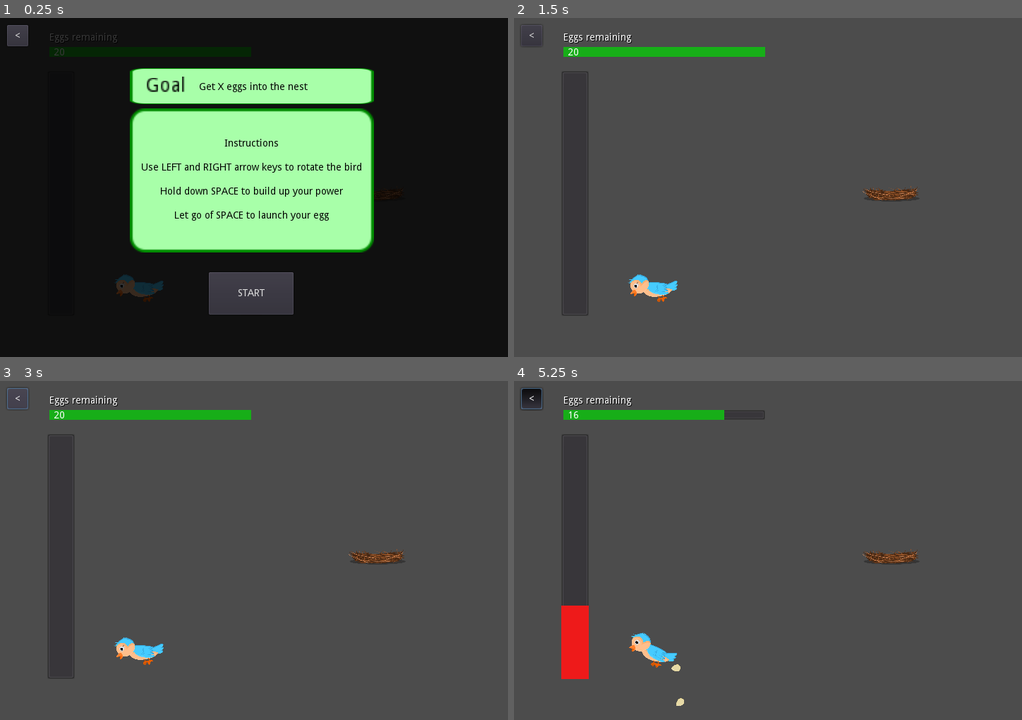
Above: before the commit, frames 1-4 (two rows, left to right).
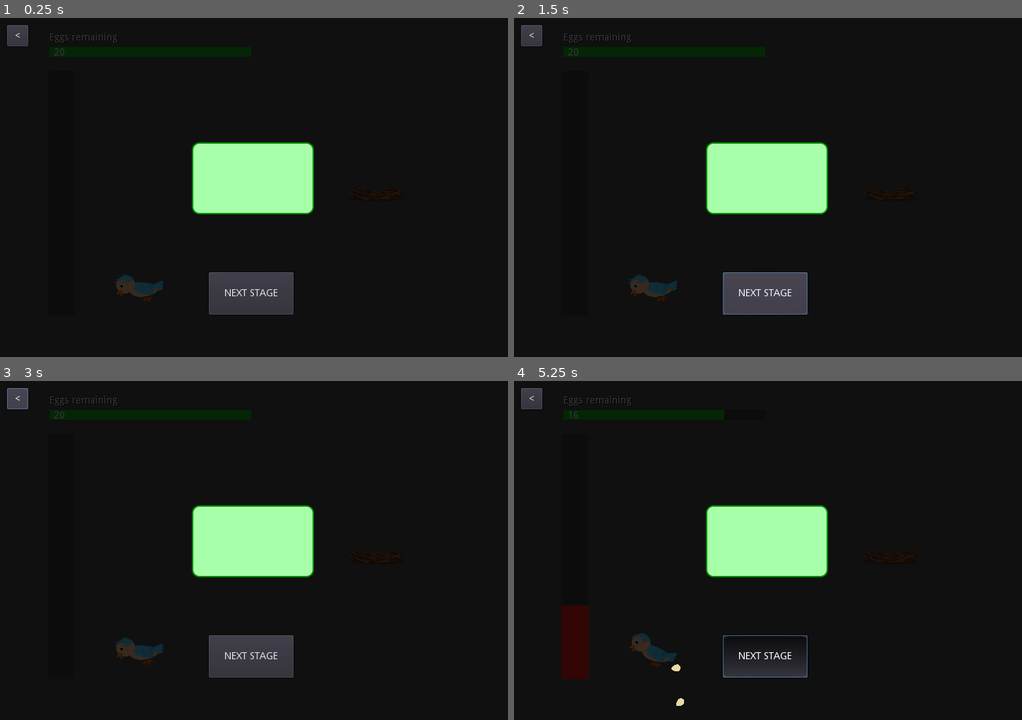
Above: after the commit, the same moments.

Repository: benfernandes/gamejam-august-2020
Game: Godot game, scene res://yeeter/yeeter.tscn
Same seed, same stepped clock (60 frames per second), same inputs: the game is played once before the commit and once after it. This scene is started directly instead of the project's main scene.
Inputs (mouse positions are in pixels of both pictures, inside the frame that each line leads up to):
- Up to frame 1 (0.25 s): no input
- Up to frame 2 (1.5 s): click (762, 292) at 0.5 s, where only the run before the commit has a clickable "START"; click (762, 292) at 1.25 s, where only the run after the commit has a clickable "NEXT STAGE"
- Up to frame 3 (3 s): click (248, 655) at 2 s, where only the run after the commit has a clickable "NEXT STAGE"; click "<" at 2.75 s
- Up to frame 4 (5.25 s): tap Enter at 3.5 s; move the mouse to (879, 533) at 3.52 s; hold Right (ui_right) 3.53-4.28 s; hold Space (flap) 3.53-4.28 s; click (879, 533) at 3.67 s; move the mouse to (666, 567) at 4.27 s; hold Left (ui_left) 4.28-5.03 s; tap Space (flap) at 4.35, 4.52, 4.82 s; move the mouse to (818, 475) at 5.02 s; hold Right (ui_right) from 5.03 s (still down); hold Space (flap) from 5.03 s (still down)

The runs differ from the first frame. In frame 1, 21% of the frame differs, in the area x 25-74%, y 14-83%; in frame 2, 98%; in frame 3, 98%; in frame 4, 100%, in the area x 0-100%, y 0-100%.
Error before the commit: Invalid call. Nonexistent function 'handle_game_won' in base 'Viewport'. (res://yeeter/yeeter.gd:48)
Error after the commit: Invalid operands 'String' and 'Nil' in operator '+'. (res://yeeter/yeeter.gd:31)

Commit message:
Difficulty increment working for all games

Diff:
--- a/Main.gd
+++ b/Main.gd
@@ -11,8 +11,8 @@
 
 func _ready():
 	hide_main_screen()
+	flappy_bird = preload("res://flappy-bird/FlappyBirdMain.tscn")
 	memory_game = preload("res://memory/MemoryGameMain.tscn")
-	flappy_bird = preload("res://flappy-bird/FlappyBirdMain.tscn")
 	egg_yeeter_game = preload("res://yeeter/yeeter.tscn")
 
 func hide_main_screen():
@@ -25,15 +25,7 @@
 	$EggHatchTextBox.hide()
 
 func handle_game_won(game):
-	if game == "memory":
-		$EggYeeterTextBox.show()
-		$EggYeeterButton.show()
-		egg_yeeter_game_instance = egg_yeeter_game.instance()
-		egg_yeeter_game_instance.difficulty = current_difficulty
-	elif game == "yeeter":
-		$EggHatchTextBox.show()
-		proceed_to_next_act()
-	elif game == "hatch":
+	if game == "hatch":
 		$FlappyBirdTextBox.show()
 		$FlappyBirdButton.show()
 		flappy_bird_instance = flappy_bird.instance()
@@ -43,11 +35,20 @@
 		$MemoryGameButton.show()
 		memory_game_instance = memory_game.instance()
 		memory_game_instance.difficulty = current_difficulty
+	elif game == "memory":
+		$EggYeeterTextBox.show()
+		$EggYeeterButton.show()
+		egg_yeeter_game_instance = egg_yeeter_game.instance()
+		egg_yeeter_game_instance.difficulty = current_difficulty
+	elif game == "yeeter":
+		$EggHatchTextBox.show()
+		proceed_to_next_act()
 
 func show_main_screen():
 	$FlappyBirdTextBox.show()
 	$FlappyBirdButton.show()
 	flappy_bird_instance = flappy_bird.instance()
+	flappy_bird_instance.difficulty = current_difficulty
 
 func _on_MemoryGameButton_pressed():
 	hide_main_screen()
--- a/Main.tscn
+++ b/Main.tscn
@@ -97,22 +97,20 @@
 mouse_filter = 2
 texture = ExtResource( 4 )
 __meta__ = {
-"_edit_group_": true,
 "_edit_use_anchors_": false,
 "_editor_description_": ""
 }
 
 [node name="EggYeeterText" type="Label" parent="EggYeeterTextBox"]
 margin_left = 16.0
+margin_top = 30.0
 margin_right = 296.0
-margin_bottom = 202.0
+margin_bottom = 172.0
 rect_scale = Vector2( 0.5, 0.5 )
 custom_colors/font_color = Color( 0, 0, 0, 1 )
 text = "What a lovely nest! Well done. Now time to lay some eggs!
 
-Hold space to lay an egg and use the left and right buttons to aim. Release the spacebar to  shoot the egg out.
-
-Get as many eggs as you can into the backet!"
+Hold space to lay an egg and use the left and right buttons to aim. Release the spacebar to  shoot the egg out."
 align = 1
 valign = 1
 autowrap = true
@@ -120,6 +118,18 @@
 "_edit_use_anchors_": false,
 "_editor_description_": ""
 }
+
+[node name="EggYeeterGoalText" type="Label" parent="EggYeeterTextBox"]
+margin_left = 11.0079
+margin_top = 14.7956
+margin_right = 311.008
+margin_bottom = 42.7956
+rect_scale = Vector2( 0.5, 0.5 )
+custom_colors/font_color = Color( 0, 0, 0, 1 )
+text = "GOAL: Get X of your eggs into the nest"
+align = 1
+valign = 1
+autowrap = true
 
 [node name="EggHatchTextBox" type="TextureRect" parent="."]
 margin_left = 184.0
--- a/flappy-bird/FlappyBirdMain.gd
+++ b/flappy-bird/FlappyBirdMain.gd
@@ -1,8 +1,8 @@
 extends Node
-var difficulty = "easy"
+var difficulty
 
 func _ready():
-	print(difficulty)
+	print("Flappy bird difficulty: " + difficulty)
 	$FlappyBird.show()
 	$FlappyBird.start(difficulty)
 
--- a/memory/MemoryGameMain.gd
+++ b/memory/MemoryGameMain.gd
@@ -3,9 +3,10 @@
 var number_of_matches = 0
 var max_matches = 7
 var game_time
-var difficulty = "easy"
+var difficulty
 
 func _ready():
+	print("Memory difficulty" + difficulty)
 	match difficulty:
 		"easy":
 			game_time = 45
--- a/memory/MemoryGameMain.tscn
+++ b/memory/MemoryGameMain.tscn
@@ -15,4 +15,3 @@
 
 [node name="SecondTicker" type="Timer" parent="."]
 [connection signal="timeout" from="SecondTicker" to="." method="_on_SecondTicker_timeout"]
-[connection signal="pressed" from="Button" to="." method="_on_Button_pressed"]
--- a/yeeter/entities/bird_cannon/bird_cannon.gd
+++ b/yeeter/entities/bird_cannon/bird_cannon.gd
@@ -1,6 +1,6 @@
 extends KinematicBody2D
 
-var is_playing = false
+var is_playing = true
 
 # Egg scene
 export (PackedScene) var egg_scene
@@ -55,8 +55,5 @@
 func remap_range(input, minInput, maxInput, minOutput, maxOutput):
 	return(input - minInput) / (maxInput - minInput) * (maxOutput - minOutput) + minOutput
 
-func _on_start_overlay_ready_to_start():
-	is_playing = true
-
 func _on_remaining_none_remaining():
 	is_playing = false
--- a/yeeter/entities/power_bar/power_bar.gd
+++ b/yeeter/entities/power_bar/power_bar.gd
@@ -1,6 +1,6 @@
 extends ProgressBar
 
-var is_playing = false
+var is_playing = true
 var direction = 1
 
 # Bird cannon
@@ -33,8 +33,5 @@
 			remaining.decrement_value()
 			value = 0
 
-func _on_start_overlay_ready_to_start():
-	is_playing = true
-
 func _on_remaining_none_remaining():
 	is_playing = false
--- a/yeeter/overlays/start_overlay/start_overlay.gd
+++ /dev/null
@@ -1,7 +0,0 @@
-extends Control
-
-signal ready_to_start
-
-func _on_start_button_pressed():
-	emit_signal("ready_to_start")
-	queue_free()
--- a/yeeter/overlays/start_overlay/start_overlay.tscn
+++ /dev/null
@@ -1,100 +0,0 @@
-[gd_scene load_steps=3 format=2]
-
-[ext_resource path="res://yeeter/overlays/start_overlay/start_overlay.gd" type="Script" id=1]
-[ext_resource path="res://assets/text_container_2.png" type="Texture" id=2]
-
-[node name="start_overlay" type="Control"]
-anchor_right = 1.0
-anchor_bottom = 1.0
-margin_left = -0.377533
-margin_top = -0.377548
-margin_right = -0.377563
-margin_bottom = -0.377563
-script = ExtResource( 1 )
-__meta__ = {
-"_edit_group_": true,
-"_edit_use_anchors_": false
-}
-
-[node name="background_blur" type="Panel" parent="."]
-modulate = Color( 0, 0, 0, 0.784314 )
-margin_right = 720.0
-margin_bottom = 480.0
-__meta__ = {
-"_edit_use_anchors_": false
-}
-
-[node name="start_button" type="Button" parent="."]
-margin_left = 296.0
-margin_top = 360.0
-margin_right = 416.0
-margin_bottom = 420.0
-text = "START"
-__meta__ = {
-"_edit_use_anchors_": false
-}
-
-[node name="instructions_container" type="TextureRect" parent="."]
-margin_left = 184.0
-margin_top = 128.0
-margin_right = 357.0
-margin_bottom = 230.0
-rect_scale = Vector2( 2, 2 )
-texture = ExtResource( 2 )
-
-[node name="instructions" type="Label" parent="instructions_container"]
-margin_left = 4.28729
-margin_top = 9.24727
-margin_right = 334.287
-margin_bottom = 176.247
-rect_scale = Vector2( 0.5, 0.5 )
-custom_colors/font_color = Color( 0, 0, 0, 1 )
-text = "Instructions
-
-Use LEFT and RIGHT arrow keys to rotate the bird
-
-Hold down SPACE to build up your power
-
-Let go of SPACE to launch your egg"
-align = 1
-valign = 1
-autowrap = true
-__meta__ = {
-"_edit_use_anchors_": false
-}
-
-[node name="goal_container" type="TextureRect" parent="."]
-margin_left = 184.0
-margin_top = 71.0
-margin_right = 357.0
-margin_bottom = 173.0
-rect_scale = Vector2( 2, 0.5 )
-texture = ExtResource( 2 )
-__meta__ = {
-"_edit_use_anchors_": false
-}
-
-[node name="goal_label" type="Label" parent="goal_container"]
-margin_left = 11.0
-margin_top = 23.0
-margin_right = 40.0
-margin_bottom = 37.0
-rect_scale = Vector2( 1, 4 )
-custom_colors/font_color = Color( 0, 0, 0, 1 )
-text = "Goal"
-__meta__ = {
-"_edit_use_anchors_": false
-}
-
-[node name="Label" type="Label" parent="goal_container"]
-margin_left = 48.9031
-margin_top = 39.6939
-margin_right = 202.903
-margin_bottom = 53.6939
-rect_scale = Vector2( 0.5, 2 )
-custom_colors/font_color = Color( 0, 0, 0, 1 )
-text = "Get X eggs into the nest"
-__meta__ = {
-"_edit_use_anchors_": false
-}
-[connection signal="pressed" from="start_button" to="." method="_on_start_button_pressed"]
--- a/yeeter/yeeter.gd
+++ b/yeeter/yeeter.gd
@@ -4,6 +4,20 @@
 
 var no_eggs_remaining = false
 var is_finished = false
+var difficulty
+var target_eggs
+
+# Configurations
+var config
+var easy_config = {
+	"target_eggs": 5
+}
+var medium_config = {
+	"target_eggs": 7
+}
+var hard_config = {
+	"target_eggs": 10
+}
 
 # Remaining bar
 export (NodePath) var remaining_path
@@ -13,10 +27,19 @@
 export (NodePath) var bird_cannon_path
 onready var bird_cannon = get_node(bird_cannon_path)
 
-var difficulty = "easy"
+func _ready():
+	print("Yeeter difficulty: " + difficulty)
+	$end_overlay.hide()
+	match difficulty:
+		"easy":
+			config = easy_config
+		"medium":
+			config = medium_config
+		"hard":
+			config = hard_config
 
-func _ready():
-	$end_overlay.hide()
+	target_eggs = config.target_eggs
+
 
 func _process(delta):
 	if !is_finished:
@@ -30,7 +53,7 @@
 
 	if no_eggs_remaining:
 		is_finished = true
-		$end_overlay/end_message_container/end_message.text = "You scored: " + str(eggs.size())
+		$end_overlay/end_message_container/end_message.text = "You scored: " + str(eggs.size()) + "/" + str(target_eggs)
 		emit_signal("game_finished")
 
 # Triggered when the user runs out of eggs
--- a/yeeter/yeeter.tscn
+++ b/yeeter/yeeter.tscn
@@ -1,11 +1,10 @@
-[gd_scene load_steps=8 format=2]
+[gd_scene load_steps=7 format=2]
 
 [ext_resource path="res://yeeter/yeeter.gd" type="Script" id=1]
 [ext_resource path="res://yeeter/entities/nest/nest.tscn" type="PackedScene" id=2]
 [ext_resource path="res://yeeter/entities/power_bar/power_bar.tscn" type="PackedScene" id=3]
 [ext_resource path="res://yeeter/entities/remaining/remaining.tscn" type="PackedScene" id=4]
 [ext_resource path="res://yeeter/entities/bird_cannon/bird_cannon.tscn" type="PackedScene" id=5]
-[ext_resource path="res://yeeter/overlays/start_overlay/start_overlay.tscn" type="PackedScene" id=6]
 [ext_resource path="res://yeeter/overlays/end_overlay/end_overlay.tscn" type="PackedScene" id=7]
 
 [node name="yeeter" type="Control"]
@@ -42,8 +41,6 @@
 position = Vector2( 534.073, 248.559 )
 scale = Vector2( 0.402234, 0.402234 )
 
-[node name="start_overlay" parent="." instance=ExtResource( 6 )]
-
 [node name="end_overlay" parent="." instance=ExtResource( 7 )]
 
 [node name="back_button" type="Button" parent="."]
@@ -56,10 +53,8 @@
 "_edit_use_anchors_": false
 }
 [connection signal="game_finished" from="." to="." method="_on_yeeter_game_finished"]
+[connection signal="none_remaining" from="remaining" to="power_bar" method="_on_remaining_none_remaining"]
+[connection signal="none_remaining" from="remaining" to="." method="_on_remaining_none_remaining"]
 [connection signal="none_remaining" from="remaining" to="bird_cannon" method="_on_remaining_none_remaining"]
-[connection signal="none_remaining" from="remaining" to="." method="_on_remaining_none_remaining"]
-[connection signal="none_remaining" from="remaining" to="power_bar" method="_on_remaining_none_remaining"]
-[connection signal="ready_to_start" from="start_overlay" to="bird_cannon" method="_on_start_overlay_ready_to_start"]
-[connection signal="ready_to_start" from="start_overlay" to="power_bar" method="_on_start_overlay_ready_to_start"]
 [connection signal="ready_to_end" from="end_overlay" to="." method="_on_end_overlay_ready_to_end"]
 [connection signal="pressed" from="back_button" to="." method="_on_back_button_pressed"]
